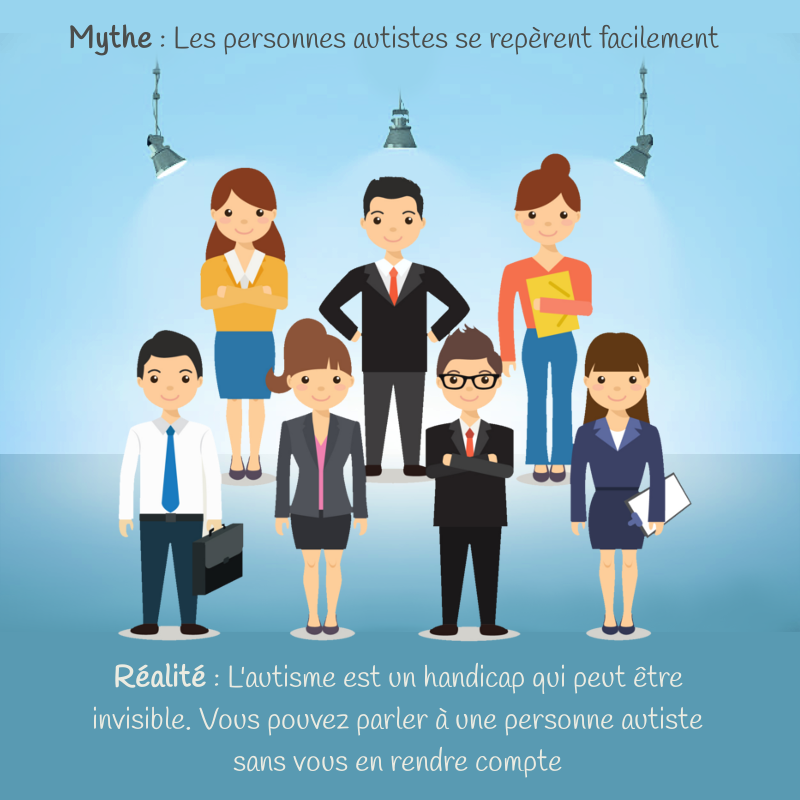
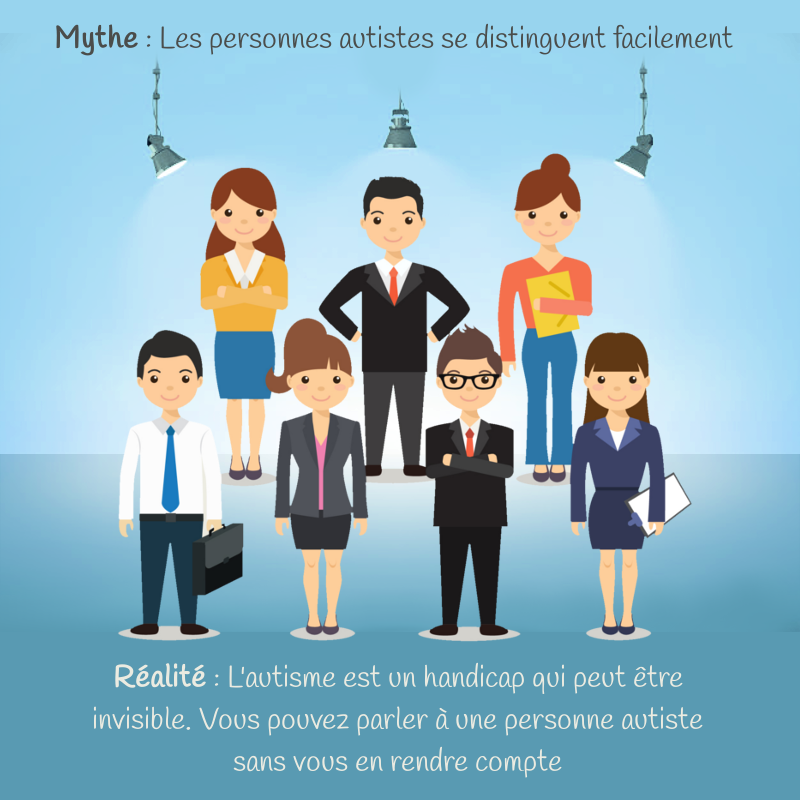
Layered file, before and after one edit (800px x 800px). Changes by layer:
painted on "Mythe : Les personnes autistes..." over [56, 23, 733, 56]
